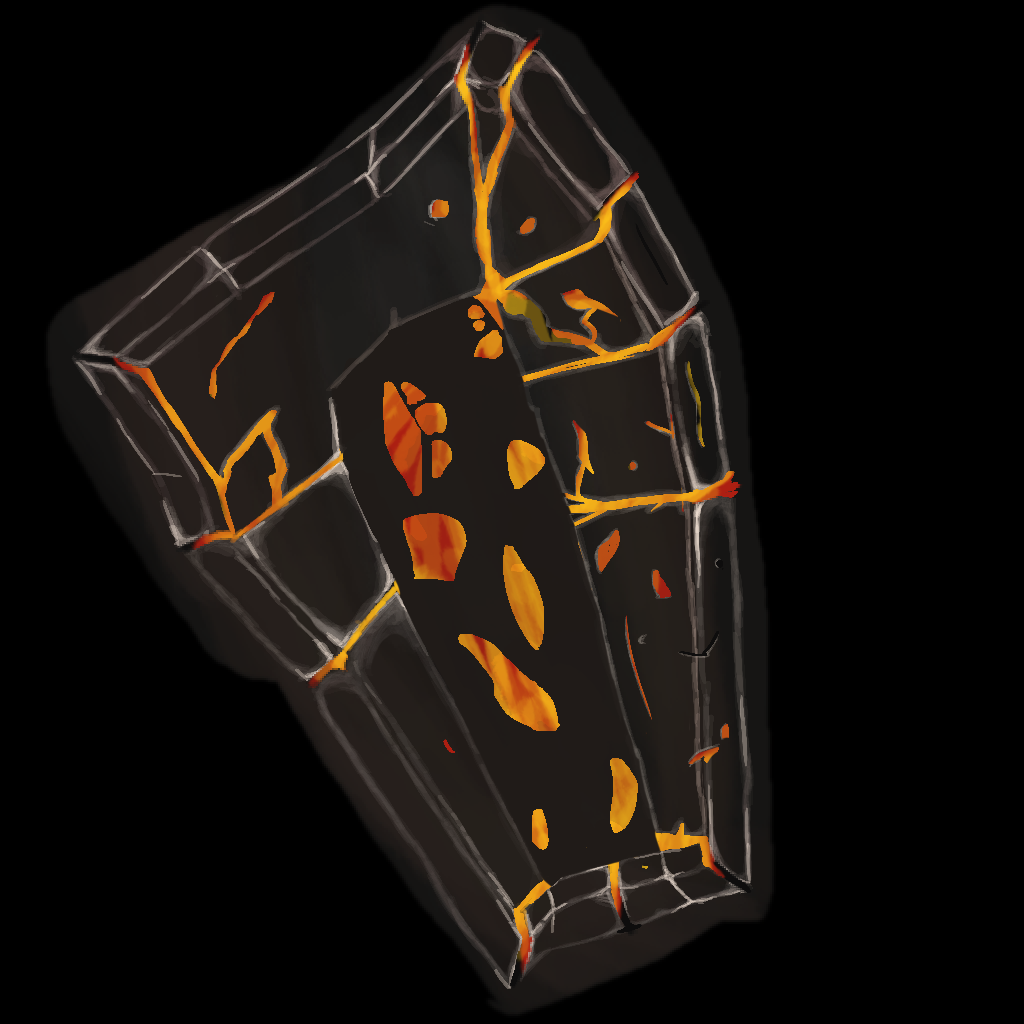
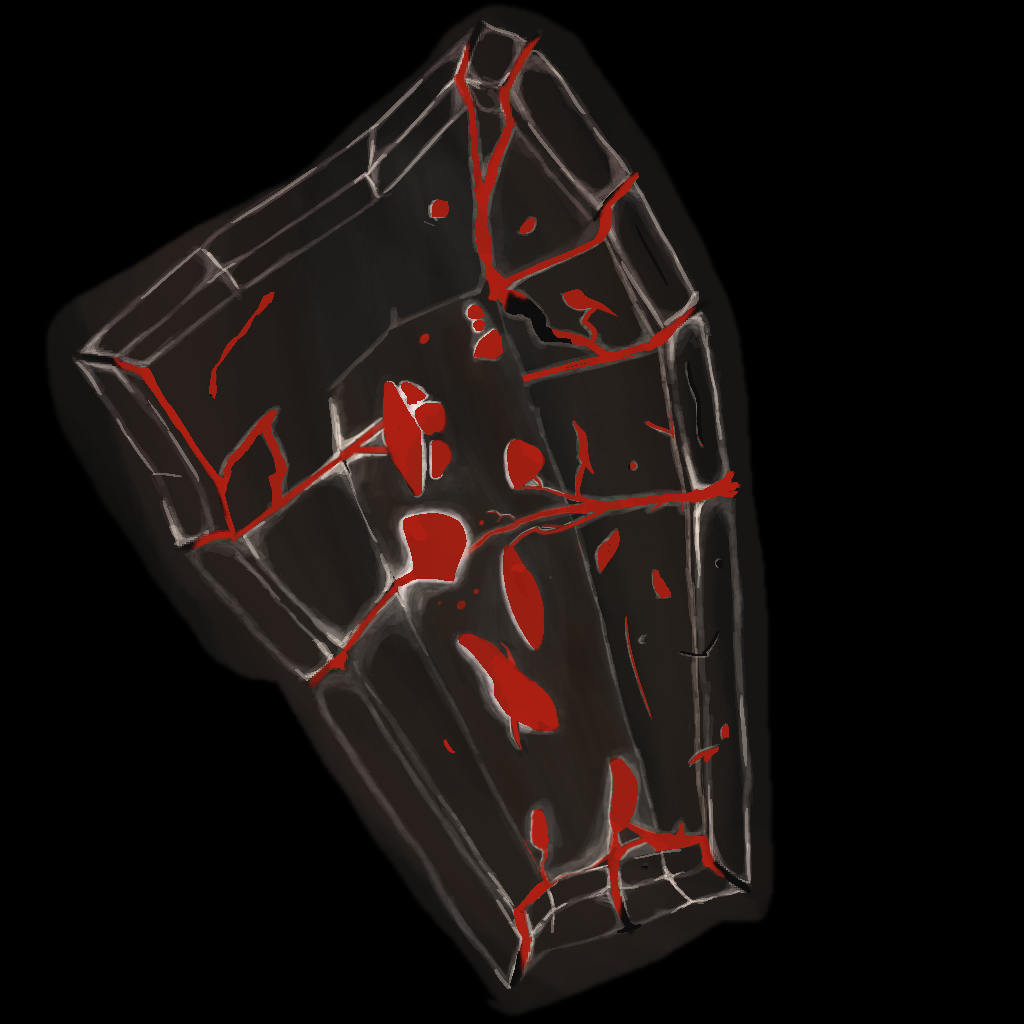
Layered file, before and after one edit (1024×1024). Changes by layer:
added layer "Laag 13" above "Laag 12" over 300, 249, 666, 927
added layer "Laag 12" above "Laag 11" over 328, 296, 658, 886
painted on "Laag 11" over 324, 278, 662, 898
added layer "Laag 14" above "Laag 10" over 392, 464, 735, 805
painted on "Laag 10" over 123, 45, 735, 963
painted on "Laag 2" over 511, 562, 551, 734
